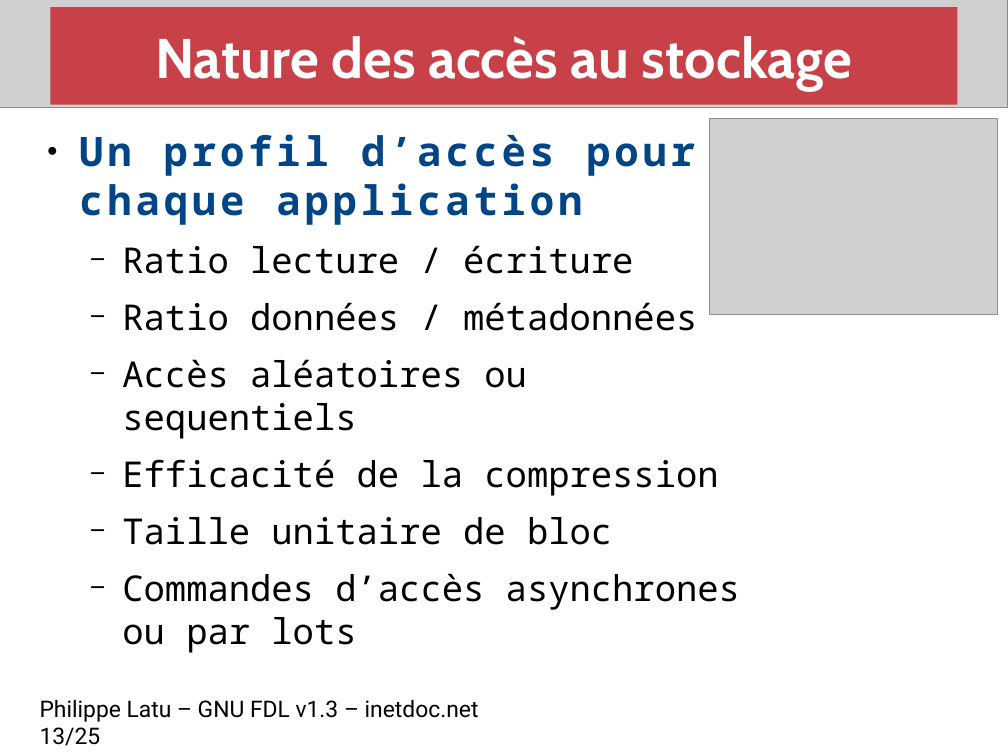
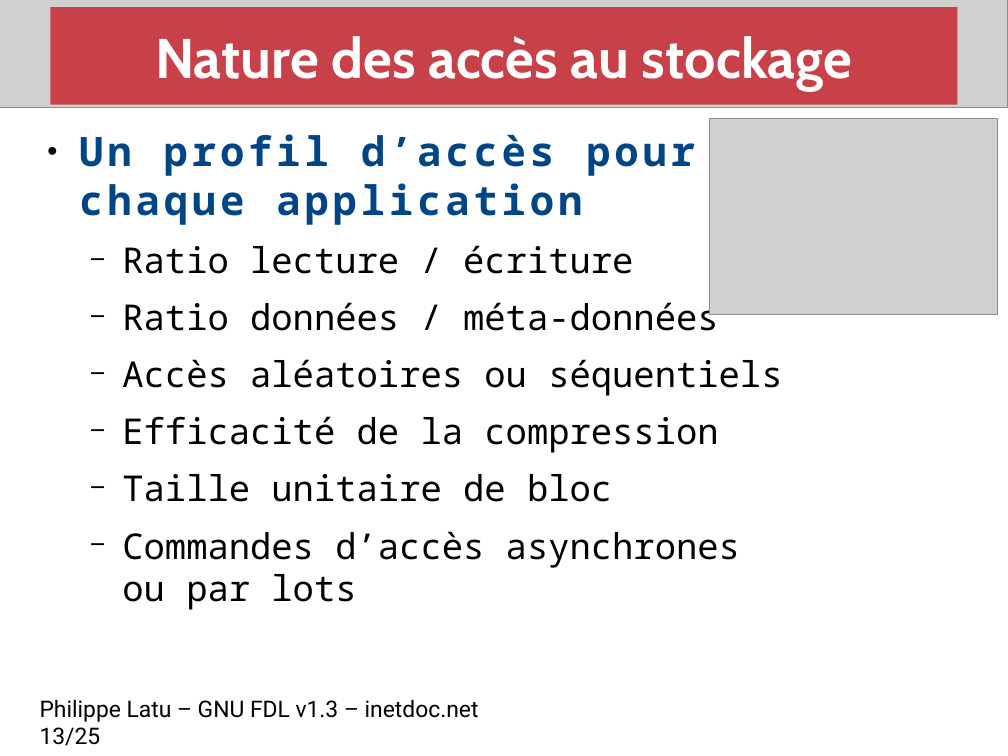
Before and after one commit to platu/inetdoc, a slide deck: slide 13 of presentations/net-storage/net-storage.odp. Drawn at 1008x756 pixels with LibreOffice and Linux fonts; fonts in the diff are those of the drawing; grey boxes stand for pictures. Boxes give left, top, right and bottom in pixels: in the first picture for what was removed or moved away, otherwise in the second. Text is boxed around its words. In the diff, an @@ line names an element or a change of style, - is before the commit and + after.

Commit message:
Révision présentation stockage réseau

```diff
--- a/presentations/net-storage/net-storage.odp
+++ b/presentations/net-storage/net-storage.odp
@@ text at (122, 297, 782, 396): text changed @@
-  − Ratio données / métadonnées
-  − Accès aléatoires ou sequentiels
+  − Ratio données / méta-données
+  − Accès aléatoires ou séquentiels
```
Also in this commit, not shown: 10 other slides changed.
